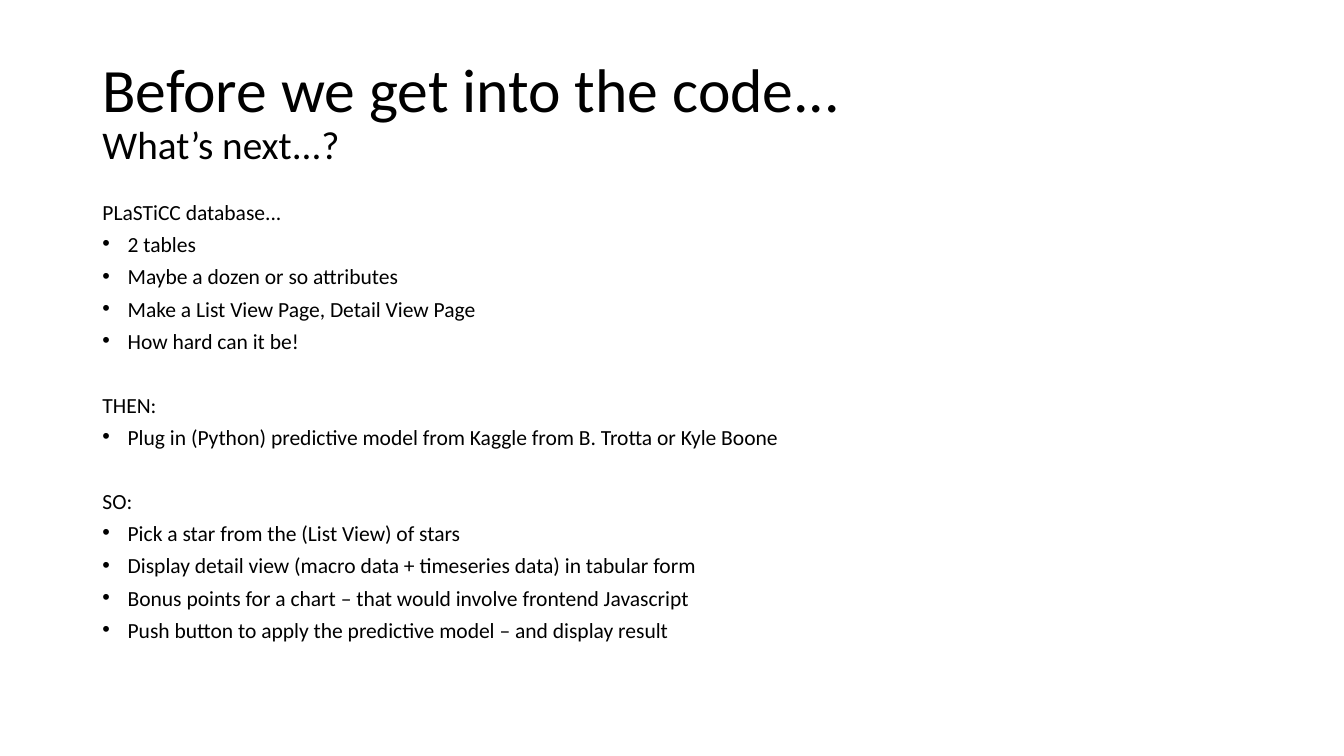
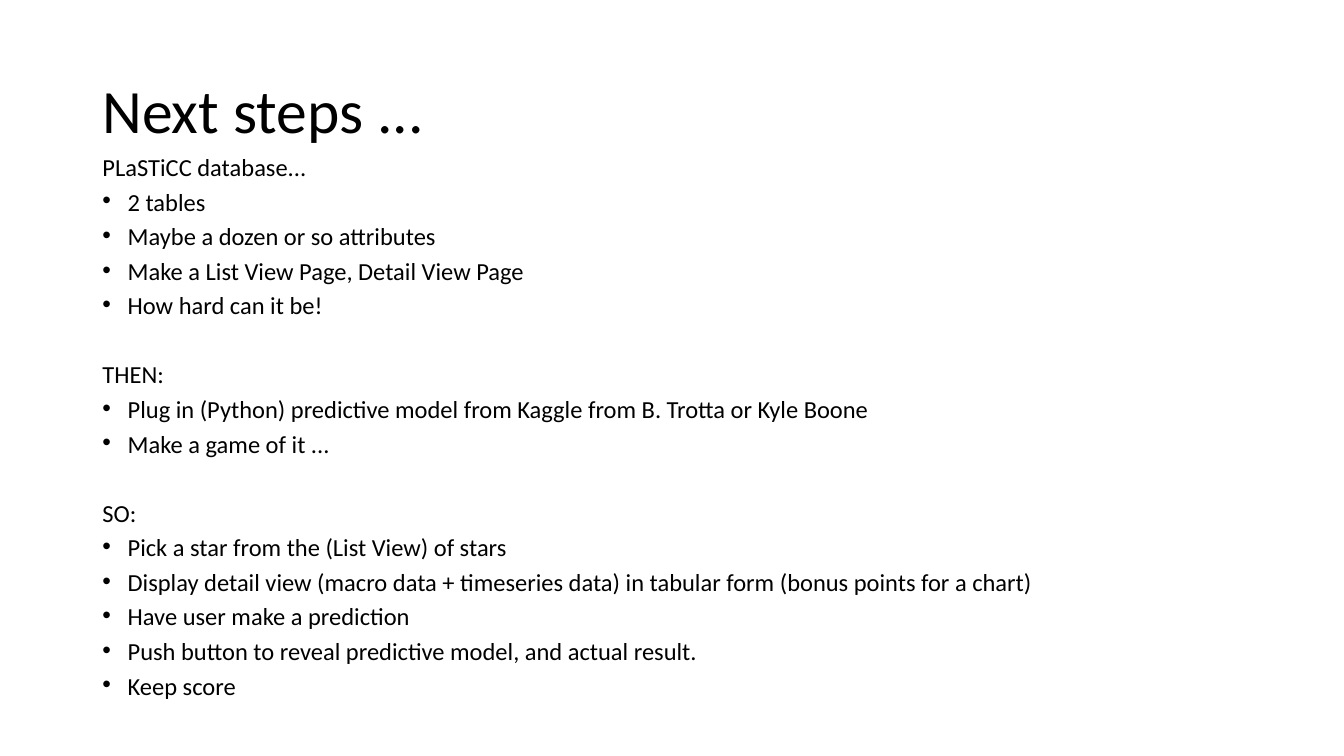
Before and after one commit to cwinsor/django_102_pluralsight, a slide deck: slide 16 of presentation.pptx (slide 14 before the commit). Drawn at 1344x756 pixels with LibreOffice and Linux fonts; fonts in the diff are those of the drawing. Boxes give left, top, right and bottom in pixels: in the first picture for what was removed or moved away, otherwise in the second. Text is boxed around its words. In the diff, an @@ line names an element or a change of style, - is before the commit and + after.

Commit message:
minor updates to presentation.ppt

```diff
--- a/presentation.pptx
+++ b/presentation.pptx
@@ title at [102,93,363,143]: text changed @@
-Before we get into the code...
-What’s next...?
+Next steps ...
@@ text "PLaSTiCC database...": place and size @@
-text "PLaSTiCC database..." at [102,205,777,642]
+text "PLaSTiCC database..." at [102,159,1031,699]
@@ text at [102,159,868,560]: size 15.4 to 17.5 pt in "PLaSTiCC database...", "2 tables", "Maybe a dozen or so attributes", "Make a List View Page, Detail View ..." and 5 more places @@
@@ text at [128,436,306,458]: paragraph added @@
+• Make a game of it ...
@@ text at [128,573,1031,699]: text changed; size 15.4 to 17.5 pt @@
-• Display detail view (macro data + timeseries data) in tabular form
-• Bonus points for a chart – that would involve frontend Javascript
-• Push button to apply the predictive model – and display result
+• Display detail view (macro data + timeseries data) in tabular form (bonus points for a chart)
+• Have user make a prediction
+• Push button to reveal predictive model, and actual result.
+• Keep score
```
Also in this commit, not shown: 2 slides added.
